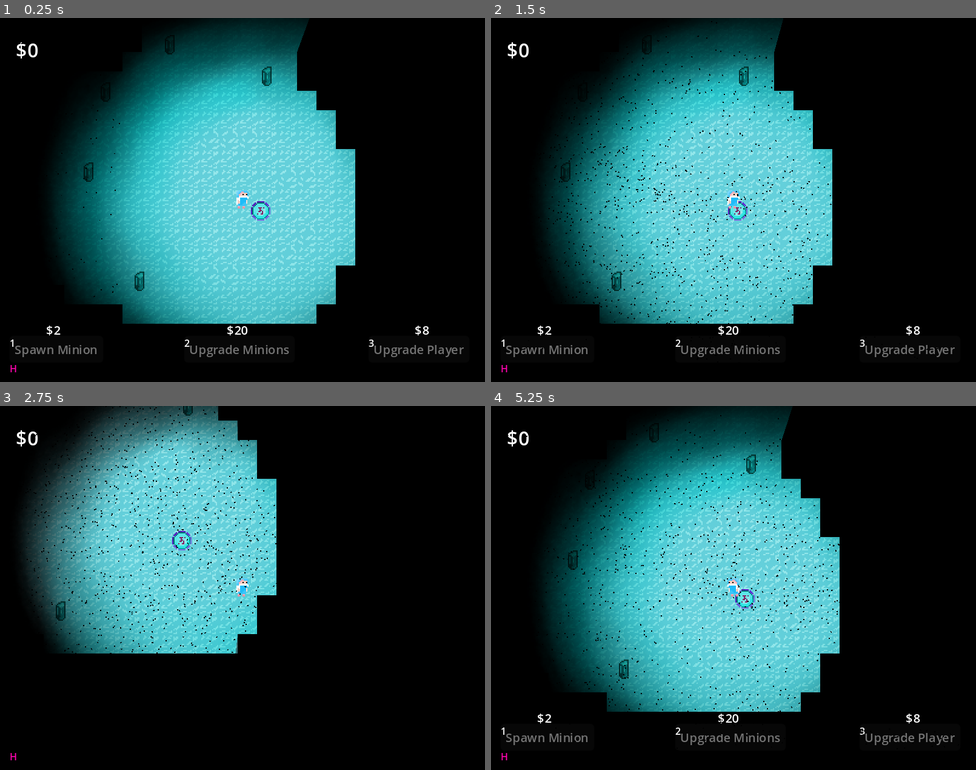
Above: before the commit, frames 1-4 (two rows, left to right).
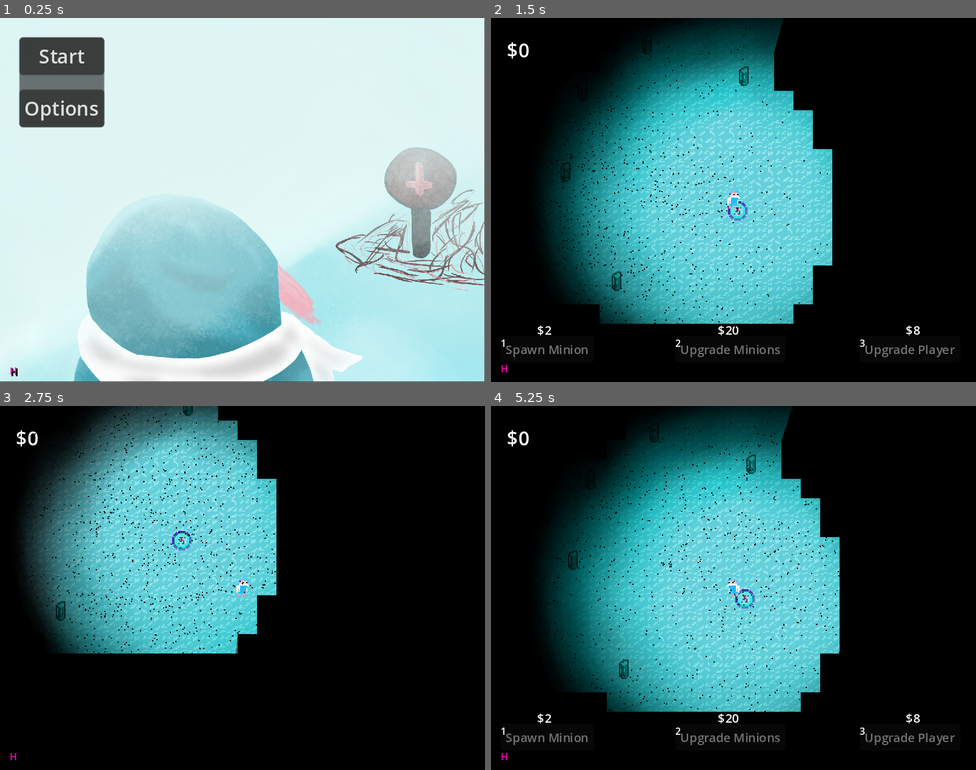
Above: after the commit, the same moments.

Repository: ConnorChow/LudumDare2024
Game: Godot game, scene res://Scenes/MainMenu.tscn
The game is run twice, just before and just after one commit, with the same random seed, the same clock (stepped at 60 frames per second) and the same inputs. Before the commit the project starts from res://Scenes/World.tscn.
Inputs (mouse positions are in pixels of both pictures, inside the frame that each line leads up to):
- Up to frame 1 (0.25 s): no input
- Up to frame 2 (1.5 s): click (554, 54) at 0.5 s, where only the run after the commit has a clickable "Start"; move the mouse to (840, 181) at 1.27 s; hold Right (right) from 1.28 s (still down); tap 1 (1) at 1.35 s
- Up to frame 3 (2.75 s): tap 2 (2) at 1.55, 2.1 s; move the mouse to (145, 606) at 2.02 s; release Right (right) at 2.03 s; hold Down (down) from 2.03 s (still down); tap 3 (3) at 2.3 s
- Up to frame 4 (5.25 s): move the mouse to (782, 507) at 2.77 s; release Down (down) at 2.78 s; hold Right (right) 2.78-3.53 s; tap 3 (3) at 2.85, 4.55, 5.1 s; tap 1 (1) at 3.05, 3.6 s; move the mouse to (709, 660) at 3.52 s; hold Up (up) 3.53-4.28 s; tap 2 (2) at 3.8, 4.35 s; move the mouse to (879, 642) at 4.27 s; hold Left (left) from 4.28 s (still down); move the mouse to (588, 533) at 5.02 s

The runs differ from the first frame. In frame 1, 99% of the frame differs, in the area x 0-100%, y 0-100%; in frame 2, 1.2%; in frame 3, 1.3%; in frame 4, 1.2%.

Commit message:
"difficulty settings"

Diff:
--- a/Objects/playerBase.gd
+++ b/Objects/playerBase.gd
@@ -3,6 +3,19 @@
 var player
 
 @export var minion : PackedScene
+
+var difficulty
+var currency
+
+func _ready():
+	difficulty = OptionsController.difficulty
+	match difficulty:
+		1:
+			currency = 3
+		2:
+			currency = 2
+		3:
+			currency = 1
 
 func _on_body_entered(body):
 	body.buyEnable()
@@ -28,7 +41,7 @@
 
 func _on_currency_detector_area_entered(area):
 	if !area.is_in_group("Grab"): return
-	CurrencyCount.currency += 1
+	CurrencyCount.currency += currency
 	player.updateCur()
 	player.dropItem()
 	area.queue_free()
--- a/project.godot
+++ b/project.godot
@@ -11,7 +11,7 @@
 [application]
 
 config/name="LudumDare2024"
-run/main_scene="res://Scenes/World.tscn"
+run/main_scene="res://Scenes/MainMenu.tscn"
 config/features=PackedStringArray("4.2", "GL Compatibility")
 config/icon="res://icon.svg"
 
